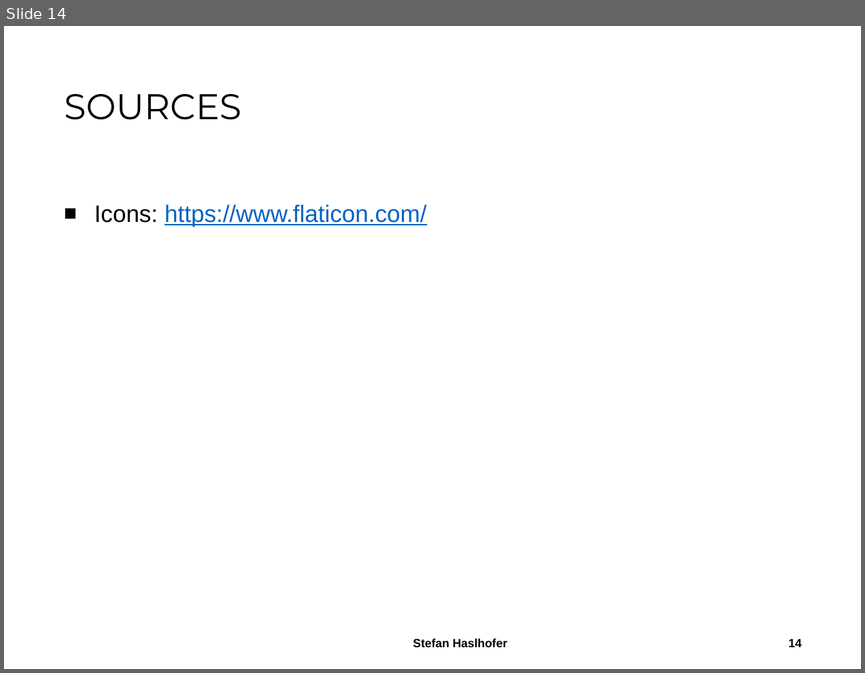
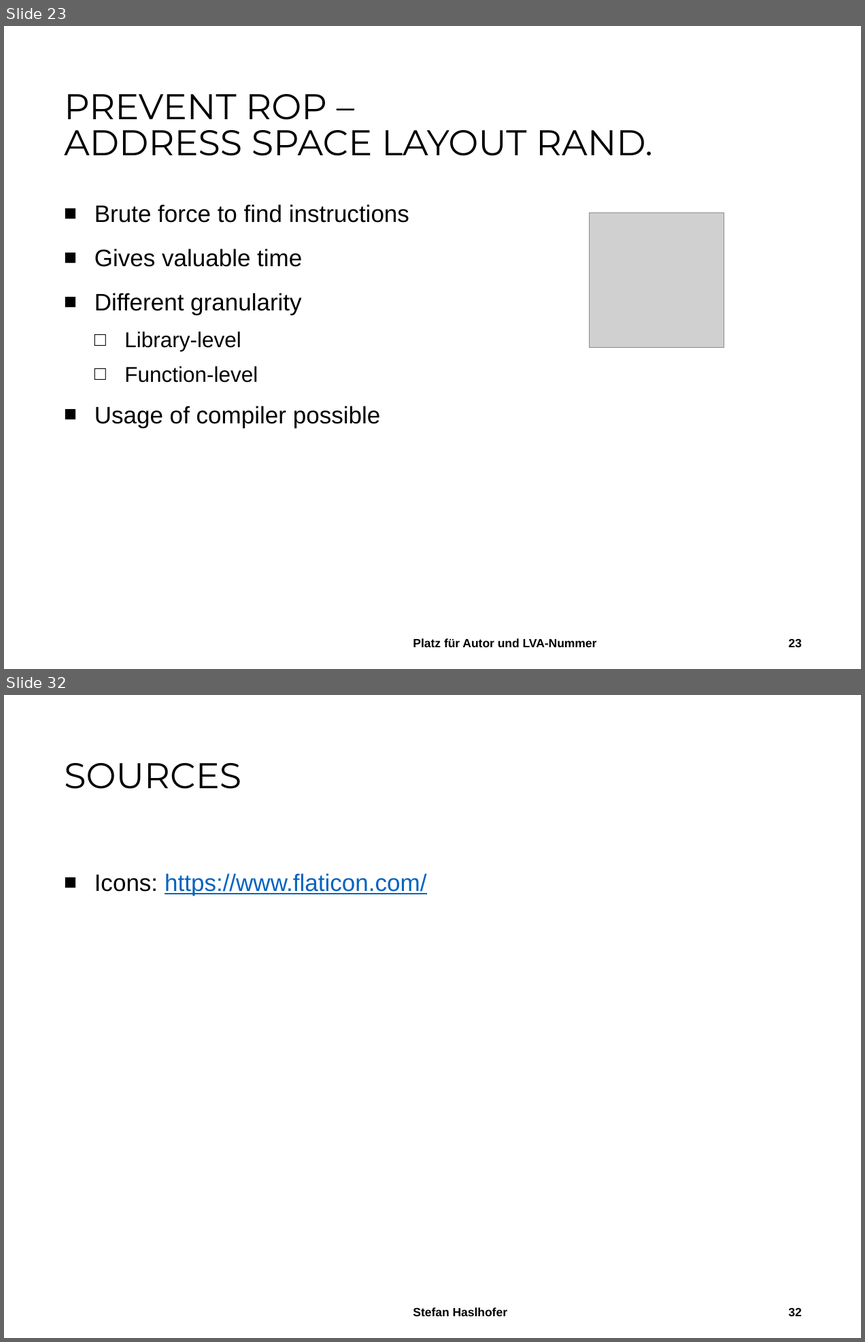
Before and after one commit to StefanHaslhofer/Seminar_Networks_and_Security, a slide deck: ROP.pptx. Shown one above the other, each under a label of ours: slide 14 before the commit, slides 23 and 32 after it; the slides between them are not shown. The pictures are 865x673 and 865x1342 pixels, drawn with LibreOffice and Linux fonts; fonts in the diff are those of the drawing; grey boxes stand for pictures; background and template pictures are left out. Boxes give left, top, right and bottom in pixels: in the first picture for what was removed or moved away, otherwise in the second. Text is boxed around its words. In the diff, an @@ line names an element or a change of style, - is before the commit and + after.

```diff
--- a/ROP.pptx
+++ b/ROP.pptx
@@ slide 23 added at (4, 26, 861, 669), background #FFFFFF @@
@@ title added at (64, 94, 653, 156), 30 pt, text #000000 @@
+PREVENT ROP –
+ADDRESS SPACE LAYOUT RAND.
@@ text added at (94, 204, 409, 427), 20 pt, text #000000 @@
+■ Brute force to find instructions
+■ Gives valuable time
+■ Different granularity
+  □ Library-level
+  □ Function-level
+■ Usage of compiler possible
@@ picture added at (589, 213, 723, 347) @@
@@ text added at (413, 638, 597, 647), 10 pt, text #000000, bold @@
+Platz für Autor und LVA-Nummer
@@ page number added at (788, 638, 801, 647), 10 pt, text #000000, bold @@
+23
@@ what was slide 14 is now slide 32 @@
@@ page number at (788, 1308, 801, 1316): text changed @@
-14
+32
```
Also in this commit, not shown: 4 slides changed, 17 other slides added.
